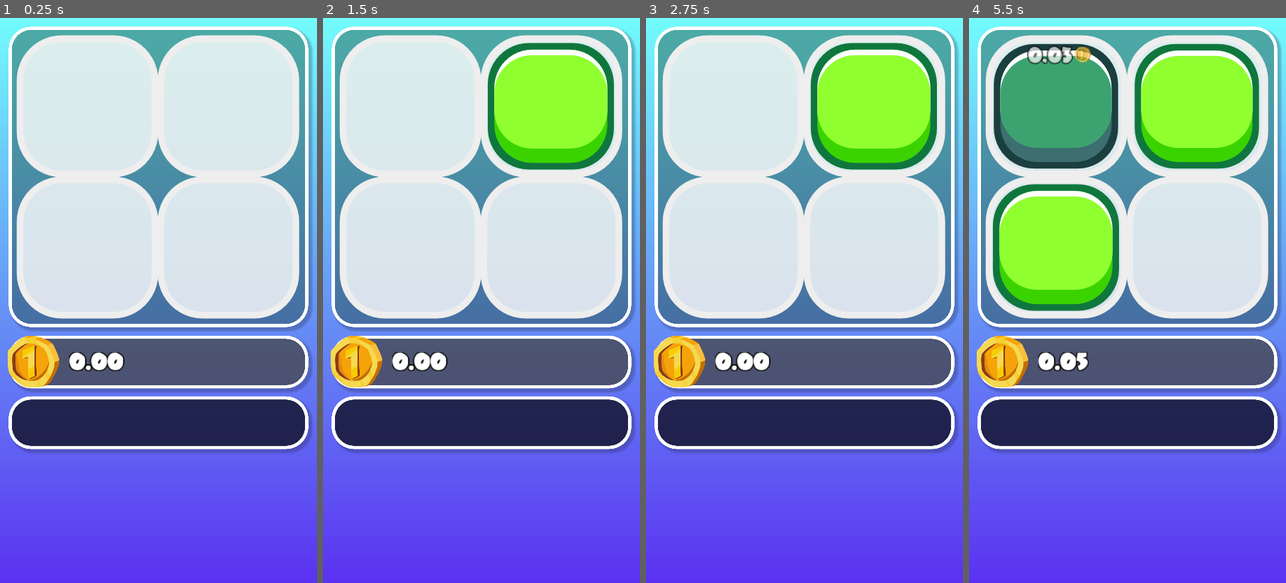
Above: before the commit, frames 1-4 (left to right).
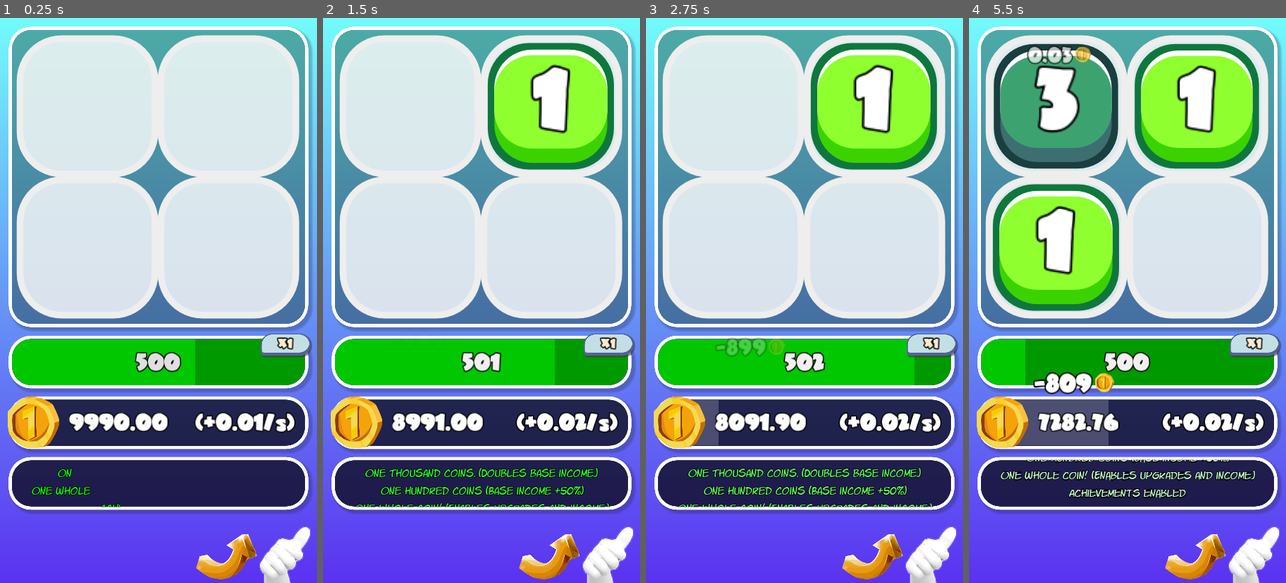
Above: after the commit, the same moments.

Repository: TimothyAlexisVass/a-game
Game: Godot game, scene res://scenes/main.tscn
Two runs of this game, one before a commit and one after it. Both use one fixed random seed, a clock stepped at 60 frames per second and the inputs below.
Inputs (mouse positions are in pixels of both pictures, inside the frame that each line leads up to):
- Up to frame 1 (0.25 s): no input
- Up to frame 2 (1.5 s): click (481, 362) at 0.5 s, where only the run after the commit has a clickable "500"; move the mouse to (551, 272) at 1.27 s; hold Right (ui_right) from 1.28 s (still down); click (551, 272) at 1.42 s
- Up to frame 3 (2.75 s): release Right (ui_right) at 2 s; click (804, 362) at 2 s, where only the run after the commit has a clickable "501"
- Up to frame 4 (5.5 s): drag from (1064, 328) to (1111, 413) at 2.77 s; move the mouse to (1159, 176) at 3.52 s; hold Right (ui_right) 3.53-4.25 s; click (1159, 176) at 3.67 s; drag from (1111, 413) to (1032, 215) at 4.27 s; move the mouse to (1222, 385) at 5.02 s; hold Left (ui_left) from 5.03 s (still down); click (1222, 385) at 5.17 s

The runs differ from the first frame. In frame 1, 22% of the frame differs, in the area x 2-99%, y 55-100%; in frame 2, 23%; in frame 3, 24%; in frame 4, 27%, in the area x 2-99%, y 8-100%.

Commit message:
Added upgrade increment.

Diff:
--- a/scripts/global.gd
+++ b/scripts/global.gd
@@ -1,17 +1,19 @@
 extends Node
 
+enum increment_type {ADD, PRIME, FIBONNACCI, DOUBLE, MULTIPLY, ULTIMATE}
+
 var data = {
-	"increment": Main.increment_type.ADD,
+	"increment": increment_type.ADD,
 	"board_size": 2,
 	"starting_tiles": 1,
 	"tile_order": 0,
-	"tile_base": 0,
+	"tile_base": 1,
 	"all_tiles": [],
 	"tile_levels": [],
 	"income_timer": 12,
 	"move_timer": 10,
 	"moves_left": 500,
-	"coins": 0.0,
+	"coins": 9990.0,
 	"total_coins": 0.0,
 	"total_recycles": 0,
 	"base_income": 0.0,
--- a/scripts/main.gd
+++ b/scripts/main.gd
@@ -1,6 +1,4 @@
 extends Node2D
-
-enum increment_type {ADD, PRIME, FIBONNACI, DOUBLE, MULTIPLY, ULTIMATE}
 
 var save_string
 var load_string
--- a/scripts/tile.gd
+++ b/scripts/tile.gd
@@ -1,4 +1,7 @@
 extends Node2D
+
+var prime = [2, 3, 5, 7, 11, 13, 17, 19, 23, 29, 31, 37, 41, 43, 47, 53, 59, 61, 67, 71, 73, 79, 83, 89, 97, 101, 103, 109, 113, 127, 131, 137, 139, 149, 151, 157, 163, 167]
+var fibonnacci = [2, 3, 5, 8, 13, 21, 34, 55, 89, 144, 233, 377, 610, 987, 1597, 2584, 4181, 6765, 10946, 17711, 28657, 46368, 75025, 121393, 196418, 317811, 514299, 832040]
 
 var tile_order: int
 var value = 0
@@ -21,11 +24,17 @@
 		value = tile_order + 1
 		get_node("Value").text = ""
 	else:
-		if Global.data.increment == Main.increment_type.ADD:
+		if Global.data.increment == Global.increment_type.ADD:
 			value = Global.data.tile_base * (tile_order+1)
-		elif Global.data.increment == Main.increment_type.DOUBLE:
+		elif Global.data.increment == Global.increment_type.PRIME:
+			print("it is prime")
+			value = Global.data.tile_base * prime[tile_order]
+		elif Global.data.increment == Global.increment_type.FIBONNACCI:
+			print("it is")
+			value = Global.data.tile_base * fibonnacci[tile_order]
+		elif Global.data.increment == Global.increment_type.DOUBLE:
 			value = Global.data.tile_base * pow(2, tile_order)
-		elif Global.data.increment == Main.increment_type.MULTIPLY:
+		elif Global.data.increment == Global.increment_type.MULTIPLY:
 			value = pow(Global.data.tile_base, tile_order + 1)
 		else:
 			value = pow(Global.data.tile_base, tile_order * Global.data.tile_base)
--- a/scripts/upgrades.gd
+++ b/scripts/upgrades.gd
@@ -1,6 +1,4 @@
 extends Panel
-
-enum check{UPGRADE, AFFORDABLE}
 
 var upgrade_template = preload("res://scenes/upgrade.tscn")
 var upgrade_objects_list = {}
@@ -24,6 +22,14 @@
 		"reward": [1, 2, 3, 4, 5, 6, 7, 8, 9, 10],
 		"image": load("res://assets/upgrade_images/tile_base.svg"),
 		"description": ["Add numbers to the tiles\n(Greatly increased recycle profit)", "Double base value for tiles", "Incre …(218 unchanged characters)…
+	},
+	{
+		"name": "increment",
+		"level": 0,
+		"requirement": [50, 200, 500, 1000, ],
+		"reward": [Global.increment_type.PRIME, Global.increment_type.FIBONNACCI, Global.increment_type.DOUBLE, Global.increment_type.MULTIPLY, Global.increment_type.ULTIMATE],
+		"image": load("res://assets/upgrade_images/increment.svg"),
+		"description": ["Combined tiles increment as prime numbers.", "Combined tiles follow the Fibonnacci sequence", "Combined tile values are doubled", "Value is multiplied", "Value increases exponentially."]
 	}
 ]
 
@@ -64,6 +70,10 @@
 		Main.change_total(-upgrade.requirement[upgrade.level], get_global_mouse_position())
 		Global.data.tile_base = upgrade.reward[upgrade.level]
 
+	elif upgrade.name == "increment":
+		Main.change_total(-upgrade.requirement[upgrade.level], get_global_mouse_position())
+		Global.data.increment = upgrade.reward[upgrade.level]
+
 	# Happens for all upgrades:
 	upgrade.level += 1
 	_update_upgrade_object(upgrade)
Not shown, changed: next-actions
